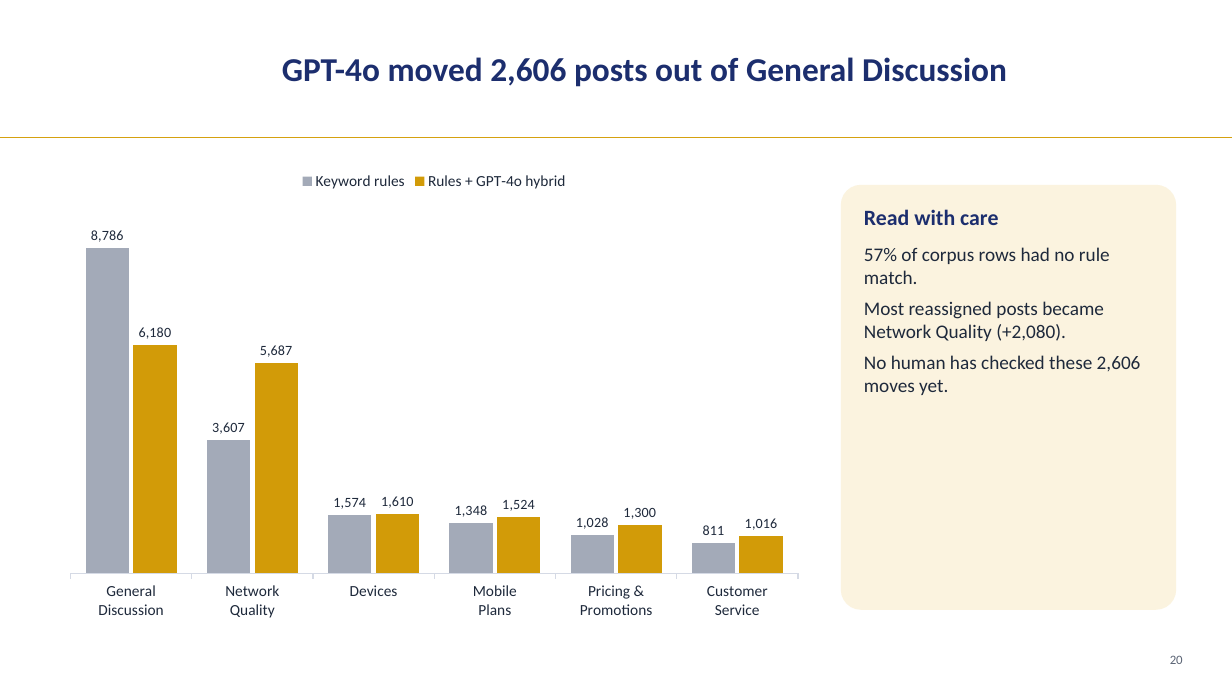
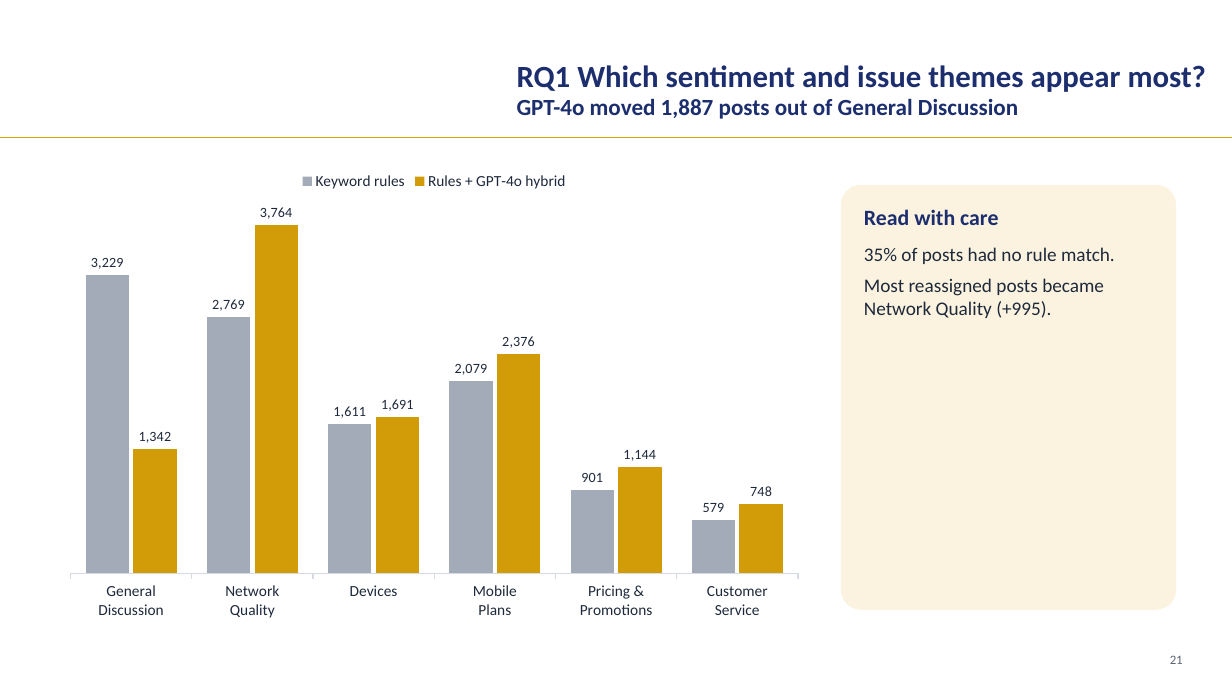
Before and after one commit to LizLicense/Public-Sentiment-Analysis-LLM-powered-Issue-Extraction, a slide deck: slide 21 of presentation/capstone_walkthrough.pptx (slide 20 before the commit). Drawn at 1232x693 pixels with LibreOffice and Linux fonts; fonts in the diff are those of the drawing; background and template pictures are left out. Boxes give left, top, right and bottom in pixels: in the first picture for what was removed or moved away, otherwise in the second. Text is boxed around its words. In the diff, an @@ line names an element or a change of style, - is before the commit and + after.

```diff
--- a/presentation/capstone_walkthrough.pptx
+++ b/presentation/capstone_walkthrough.pptx
@@ text at [517, 65, 1206, 119]: text changed; size 26 to 18 pt @@
-GPT-4o moved 2,606 posts out of General Discussion
+RQ1 Which sentiment and issue themes appear most?
+GPT-4o moved 1,887 posts out of General Discussion
@@ column chart at [55, 162, 813, 628] @@
-Keyword rules: 8786, 3607, 1574, 1348, 1028, 811
+Keyword rules: 3229, 2769, 1611, 2079, 901, 579
-Rules + GPT-4o hybrid: 6180, 5687, 1610, 1524, 1300, 1016
+Rules + GPT-4o hybrid: 1342, 3764, 1691, 2376, 1144, 748
@@ category axis changed @@
@@ value axis changed @@
@@ text at [864, 247, 1115, 318]: text changed @@
-57% of corpus rows had no rule match.
-Most reassigned posts became Network Quality (+2,080).
-No human has checked these 2,606 moves yet.
+35% of posts had no rule match.
+Most reassigned posts became Network Quality (+995).
@@ text at [1170, 655, 1183, 664]: text changed @@
-20
+21
```
Also in this commit, not shown: 32 other slides changed, 3 slides added, 17 other files.
